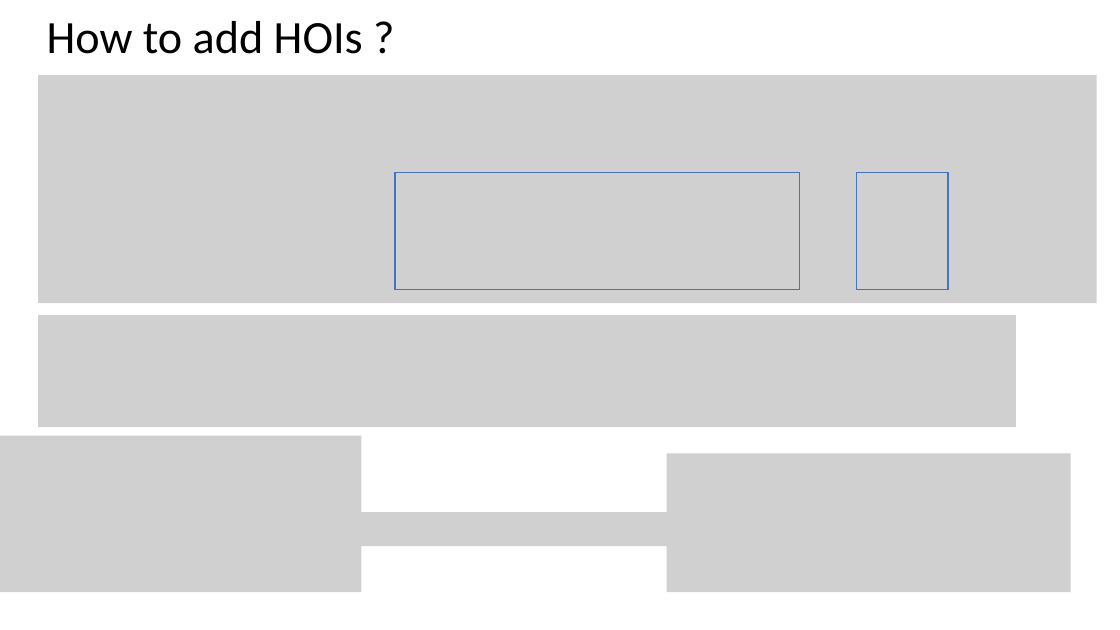
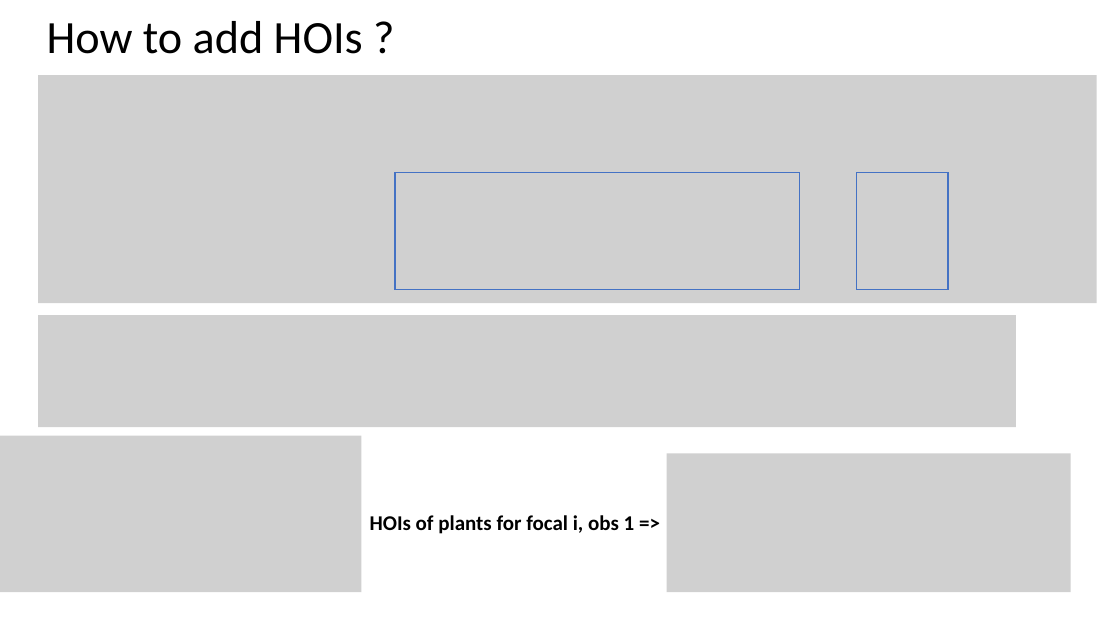
Before and after one commit to Buchel9844/Complexity_Caracoles, a slide deck: slide 10 of relatedocuments/Complexity.pptx. Drawn at 1120x630 pixels with LibreOffice and Linux fonts; fonts in the diff are those of the drawing; grey boxes stand for pictures. Boxes give left, top, right and bottom in pixels: in the first picture for what was removed or moved away, otherwise in the second. Text is boxed around its words. In the diff, an @@ line names an element or a change of style, - is before the commit and + after.

```diff
--- a/relatedocuments/Complexity.pptx
+++ b/relatedocuments/Complexity.pptx
@@ picture removed at (321, 513, 707, 546) @@
@@ text added at (370, 515, 635, 534), 18 pt, text #000000, bold @@
+HOIs of plants for focal i, obs 1 =>
```
Also in this commit, not shown: 2 slides added, 5 other files.
